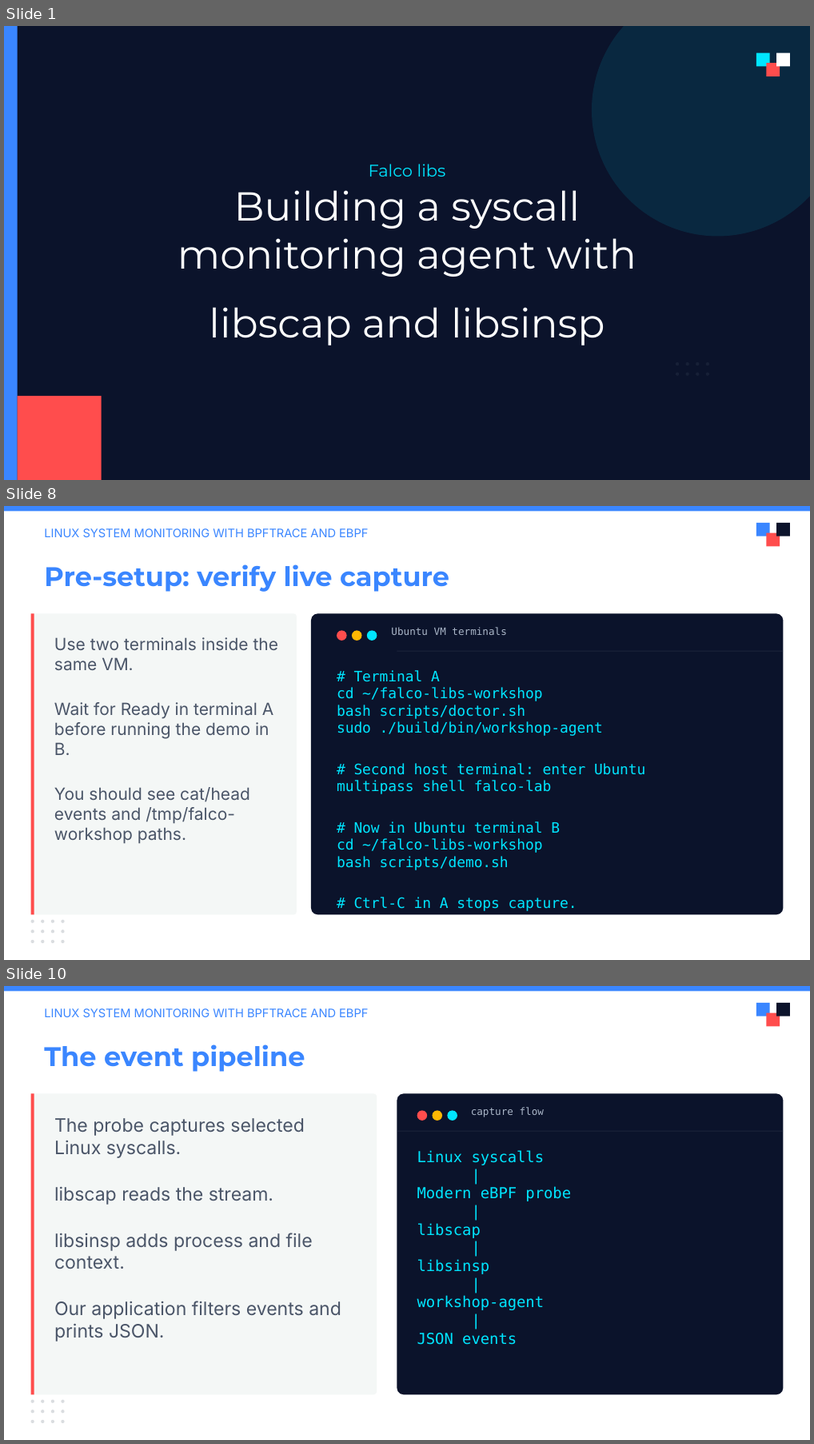
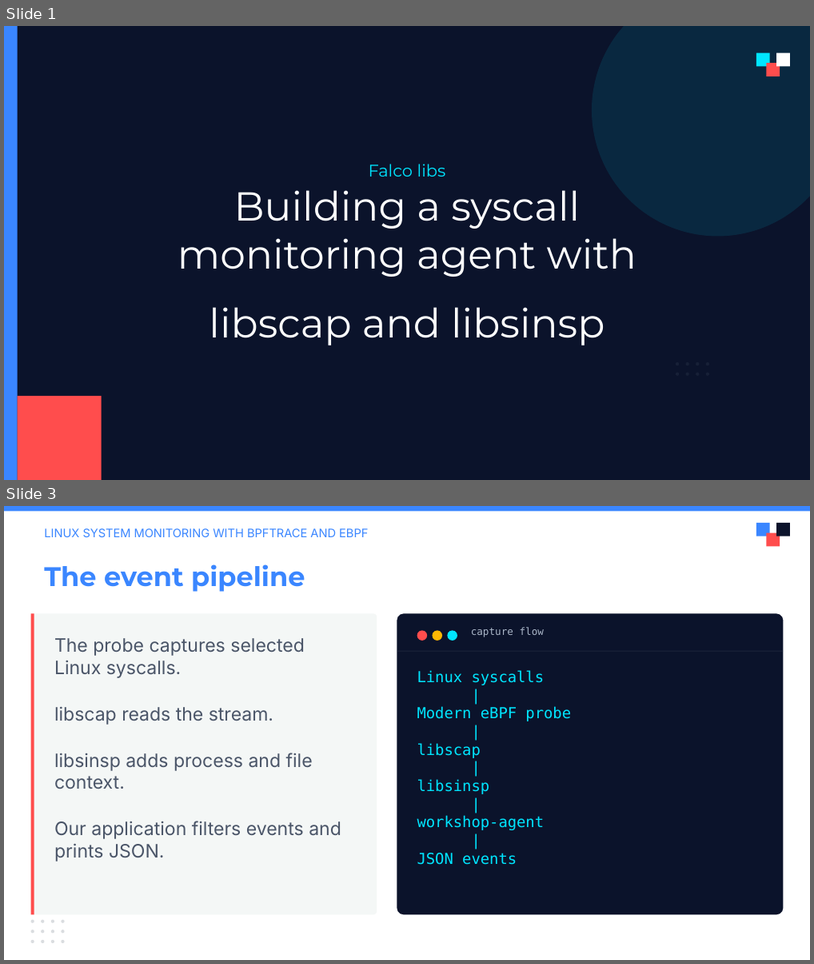
Before and after one commit to julianshalaby-perj/falco-libs-workshop, a slide deck: presentation/falco-libs-intro.pptx. Shown one above the other, each under a label of ours: slides 1, 8 and 10 before the commit, slides 1 and 3 after it; the slides between them are not shown. The pictures are 814x1444 and 814x964 pixels, drawn with LibreOffice and Linux fonts; fonts in the diff are those of the drawing; background and template pictures are left out. Boxes give left, top, right and bottom in pixels: in the first picture for what was removed or moved away, otherwise in the second. Text is boxed around its words. In the diff, an @@ line names an element or a change of style, - is before the commit and + after.

Commit message:
Condense pre-setup into one command slide

```diff
--- a/presentation/falco-libs-intro.pptx
+++ b/presentation/falco-libs-intro.pptx
@@ slide 8 removed at (x1=4, y1=506, x2=810, y2=960), background #FFFFFF @@
@@ rectangle removed at (x1=4, y1=506, x2=810, y2=511) @@
@@ text removed at (x1=44, y1=528, x2=368, y2=537) @@
-LINUX SYSTEM MONITORING WITH BPFTRACE AND EBPF
@@ rectangle removed at (x1=756, y1=523, x2=770, y2=536) @@
@@ rectangle removed at (x1=777, y1=523, x2=790, y2=536) @@
@@ rectangle removed at (x1=767, y1=532, x2=781, y2=546) @@
@@ text removed at (x1=44, y1=564, x2=450, y2=592) @@
-Pre-setup: verify live capture
@@ rounded rectangle removed at (x1=30, y1=613, x2=297, y2=914) @@
@@ rectangle removed at (x1=30, y1=613, x2=34, y2=914) @@
@@ rounded rectangle removed at (x1=311, y1=613, x2=784, y2=914) @@
@@ text removed at (x1=54, y1=637, x2=279, y2=844) @@
-Use two terminals inside the same VM.
-Wait for Ready in terminal A before running the demo in B.
-You should see cat/head events and /tmp/falco-workshop paths.
@@ ellipse removed at (x1=337, y1=630, x2=346, y2=640) @@
@@ ellipse removed at (x1=351, y1=630, x2=362, y2=640) @@
@@ ellipse removed at (x1=367, y1=630, x2=377, y2=640) @@
@@ text removed at (x1=391, y1=627, x2=506, y2=635) @@
-Ubuntu VM terminals
@@ text removed at (x1=337, y1=670, x2=646, y2=911) @@
-# Terminal A
-cd ~/falco-libs-workshop
-bash scripts/doctor.sh
-sudo ./build/bin/workshop-agent
-# Second host terminal: enter Ubuntu
-multipass shell falco-lab
-# Now in Ubuntu terminal B
-cd ~/falco-libs-workshop
-bash scripts/demo.sh
-# Ctrl-C in A stops capture.
@@ rectangle removed at (x1=398, y1=650, x2=784, y2=651) @@
@@ ellipse removed at (x1=30, y1=919, x2=34, y2=922) @@
@@ ellipse removed at (x1=30, y1=929, x2=34, y2=932) @@
@@ ellipse removed at (x1=41, y1=919, x2=44, y2=922) @@
@@ ellipse removed at (x1=41, y1=929, x2=44, y2=932) @@
@@ ellipse removed at (x1=50, y1=919, x2=54, y2=922) @@
@@ ellipse removed at (x1=50, y1=929, x2=54, y2=932) @@
@@ ellipse removed at (x1=62, y1=919, x2=65, y2=922) @@
@@ ellipse removed at (x1=62, y1=929, x2=65, y2=932) @@
@@ ellipse removed at (x1=30, y1=940, x2=34, y2=943) @@
@@ ellipse removed at (x1=41, y1=940, x2=44, y2=943) @@
@@ ellipse removed at (x1=50, y1=940, x2=54, y2=943) @@
@@ ellipse removed at (x1=62, y1=940, x2=65, y2=943) @@
@@ what was slide 10 is now slide 3 @@
```
Also in this commit, not shown: 1 slide changed, 1 slide added, 7 other slides removed.
